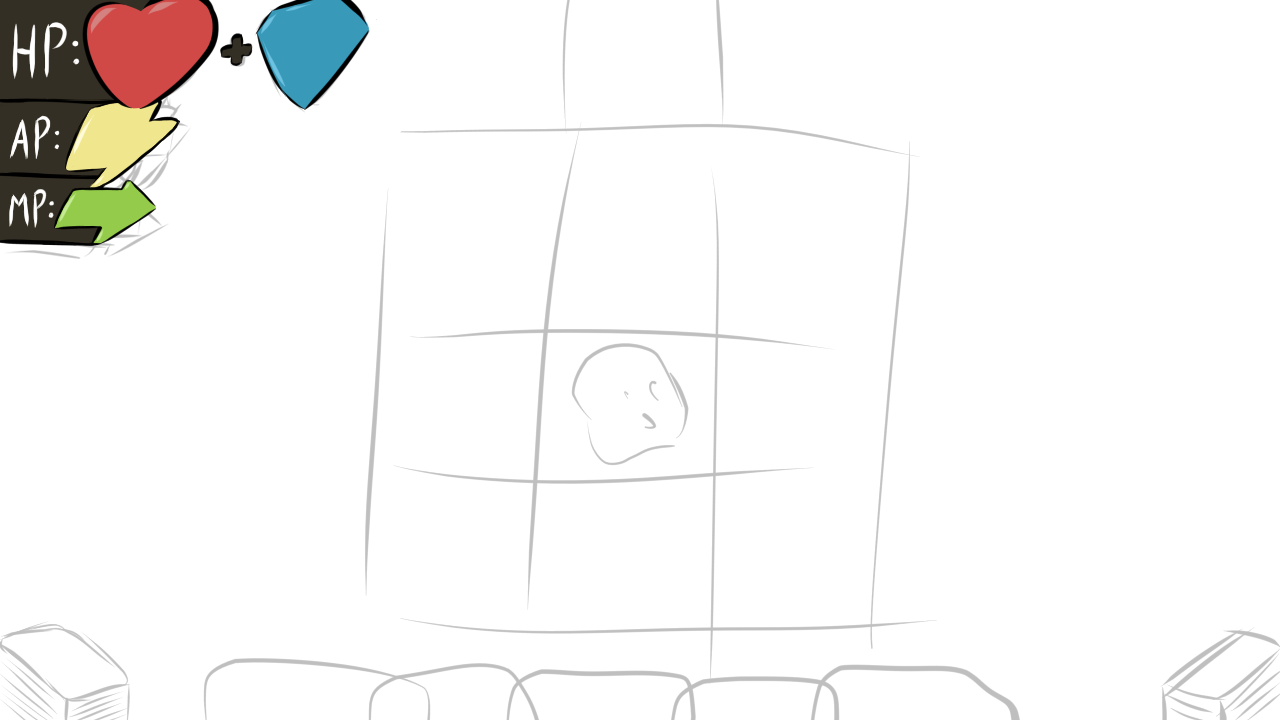
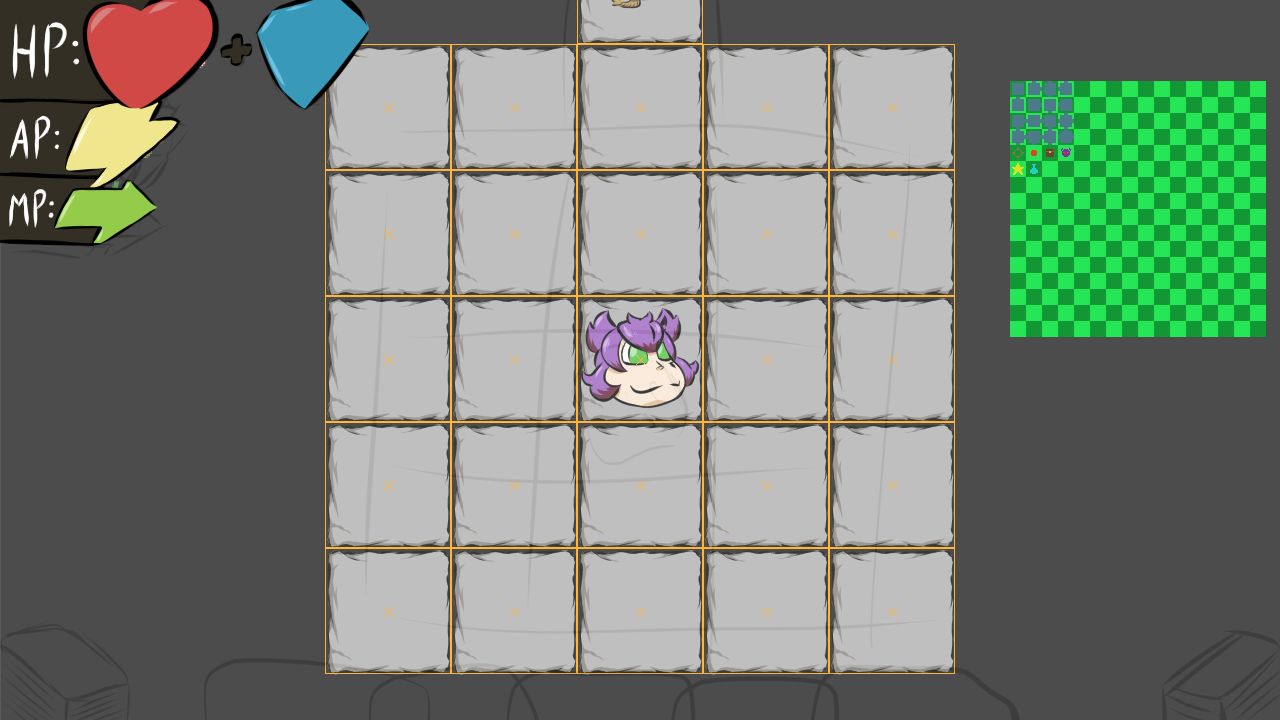
Layers edited between the first and the second 1280 × 720 image:
added group "miniMap" with 3 layers above "hudHP+SP" over box(896, 0, 1280, 384)
added layer "spriteMiniMap" in group "miniMap" over box(896, 0, 1152, 256)
added layer "MiniMap_backDamier" in group "miniMap" over box(960, 0, 1280, 384)
added layer "MiniMap_back" in group "miniMap" over box(960, 0, 1280, 384)
added group "hudHP+SP" with 13 layers above "demoScreen" over box(0, 0, 384, 320)
moved "line" into group "hudHP+SP" over box(0, 0, 384, 256)
painted on "lineHP" over box(152, 0, 256, 128)
moved "color" into group "hudHP+SP" over box(0, 0, 384, 320)
painted on "colorHP" over box(152, 0, 256, 128)
painted on "colorSP" over box(192, 0, 384, 128)
added layer "demoScreen" (78%) above "croki" over box(0, 0, 1280, 720)
painted on "croki" over box(0, 0, 1280, 720)
